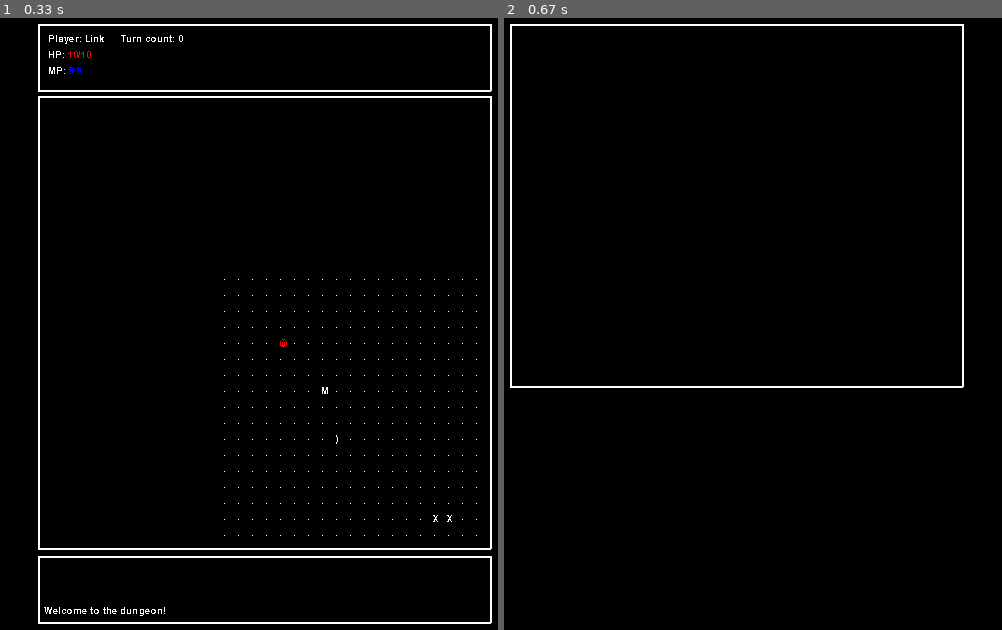
Above: before the commit, frames 1-2 (left to right).
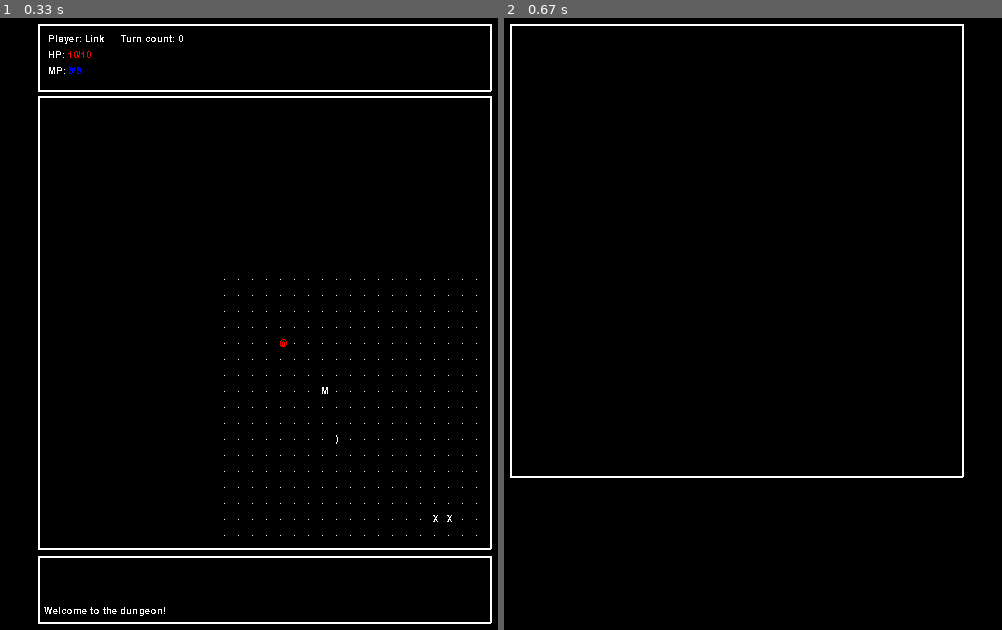
Above: after the commit, the same moments.

Repository: brandr/Roguelike_Python
Game: pygame game, started from gamelauncher.py
Same seed, same stepped clock (60 frames per second), same inputs: the game is played once before the commit and once after it.
Inputs:
- Up to frame 1 (0.33 s): no input
- Up to frame 2 (0.67 s): tap I at 0.33 s

Frame 1 is identical in both runs. In frame 2, 0.7% of the frame differs, in the area x 1-93%, y 60-76%.

Commit message:
started working on the inventory screen

Diff:
--- a/characterpane.py
+++ b/characterpane.py
@@ -32,11 +32,8 @@
 		player_mp_label_text = "MP: "
 
 		column_1 = [player_name_text, player_hp_label_text, player_mp_label_text]
-
 		turn_count_text = "Turn count: " + str(self.player.current_level.turn_count())
-
 		column_2 = [turn_count_text]
-
 		columns = [column_1, column_2]
 
 		for j in range(len(columns)):
--- a/inventory.py
+++ b/inventory.py
@@ -15,6 +15,9 @@
 	def __init__(self):
 		self.items = [] #TODO: find a better way to store than a list if it proves useful.
 
+	def item_at_index(self, index):
+		return self.items[index]
+
 	def add_item(self, item):
 		self.items.append(item)
 
@@ -28,3 +31,6 @@
 		if(not self.empty()):
 			return self.items[-1]
 		return None
+
+	def item_count(self):
+		return len(self.items) #TODO: change this if blank item slots must be stored.
--- a/inventoryitempane.py
+++ b/inventoryitempane.py
@@ -7,7 +7,9 @@
 INVENTORY_ITEM_PANE_Y = 8
 
 INVENTORY_ITEM_PANE_WIDTH = 450
-INVENTORY_ITEM_PANE_HEIGHT = 360
+INVENTORY_ITEM_PANE_HEIGHT = 450
+
+ITEM_LINE_HEIGHT = 16
 
 class InventoryItemPane(Pane):
 	""" InventoryItemPane( ... ) -> InventoryItemPane
@@ -18,3 +20,13 @@
 	def __init__(self, inventory):
 		Pane.__init__(self, INVENTORY_ITEM_PANE_X, INVENTORY_ITEM_PANE_Y, INVENTORY_ITEM_PANE_WIDTH, INVENTORY_ITEM_PANE_HEIGHT)
 		self.inventory = inventory
+
+	def update(self):
+		item_info = Surface((INVENTORY_ITEM_PANE_WIDTH, INVENTORY_ITEM_PANE_HEIGHT))
+		for i in range(self.inventory.item_count()):
+			item = self.inventory.item_at_index(i)
+			item_name = item.name
+			item_text = self.rendered_text(item_name)
+			item_info.blit(item_text, (8, ITEM_LINE_HEIGHT*i)) #TODO: multiple item columns
+		#TODO
+		Pane.update(self, item_info)
Not shown, changed: action.pyc
Not shown, changed: being.pyc
Not shown, changed: characterpane.pyc
Not shown, added: controlmanager.pyc
Not shown, changed: controls.pyc
Not shown, added: equipment.pyc
Not shown, added: eventpane.pyc
Not shown, added: gamemanager.pyc
Not shown, added: guiscreen.pyc
Not shown, added: inventory.pyc
Not shown, added: inventorycontrols.pyc
Not shown, added: inventoryitempane.pyc
(and 13 more such lines)
